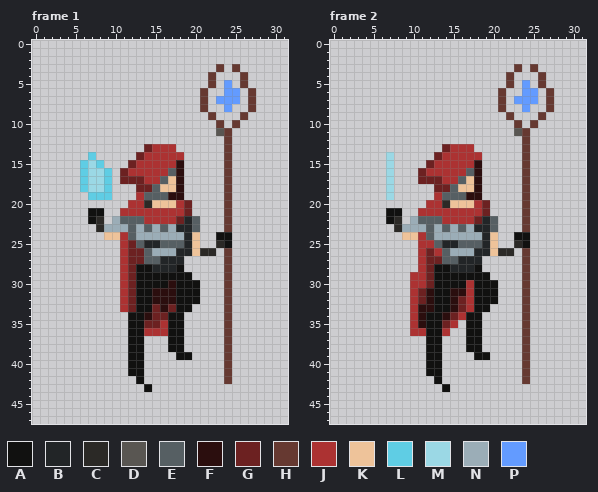
Pixel-art file: SkeletonSlayerUnity/Assets/ASSETS_ROOT/animations/mainchar_new/mage_rework_v3.aseprite. The picture above is the old version.
32x48 pixels, 4 frames. Colours within 5 levels of each other are drawn and written as one. Shown: frame 1, frame 2. The commit also changed other frames, which this record leaves out.
Palette (. is transparent): A #111110  B #222527  C #2b2926  D #595652  E #565f63  F #2b0e0e  G #6c2121  H #663931  J #ac3232  K #eec39a  L #5fcde4  M #9bd8e5  N #9badb7  P #639bff
Pixels before, frame 1, first column x 6:
 3 .................H.H..
 4 ................H...H.
 5 ................H.P.H.
 6 ...............H..PP.H
 7 ...............H.PPP.H
 8 ...............H..P..H
 9 ................H...H.
10 .................H.H..
11 .................DH...
12 ..................H...
13 ........GJJJ......H...
14 .L.....GJJJJJ.....H...
15 LML...GJJJJJF.....H...
16 LMML.GJJJJJEF.....H...
17 LMML.GGGJJEKF.....H...
18 LMML...GGEKKF.....H...
19 .LLL...JEEEFF.....H...
20 ......JJCKKKJG....H...
21 .AA..JJJJJJJJG....H...
22 .AC.NEEEJJJJGBE...H...
23 ..CNNNENENENBBE...H...
24 ...KKJENNNNNNBK..AA...
25 .....JGEBBEEEBK..CA...
26 .....JGGENNNBBKCC.H...
27 .....JGGEEBBB.....H...
28 .....JGAABBBA.....H...
29 .....JGAAAAAAA....H...
30 .....JGAAAAFAAA...H...
31 .....JGAAFFFAAA...H...
32 .....JGAAFFFAAA...H...
33 .....JGAAGFGAA....H...
34 ......AAFGGAA.....H...
35 ......AAGGJAA.....H...
36 ......AAJJJAA.....H...
37 ......AA...AA.....H...
38 ......AA...AA.....H...
39 ......AA....AA....H...
40 ......AA..........H...
41 ......AA..........H...
42 .......A..........H...
43 ........A.............
Pixels before, frame 2, first column x 7:
 3 ................H.H..
 4 ...............H...H.
 5 ...............H.P.H.
 6 ..............H..PP.H
 7 ..............H.PPP.H
 8 ..............H..P..H
 9 ...............H...H.
10 ................H.H..
11 ................DH...
12 .................H...
13 .......GJJJ......H...
14 M.....GJJJJJ.....H...
15 M....GJJJJJF.....H...
16 M...GJJJJJEF.....H...
17 M...GGGJJEKF.....H...
18 M.....GGEKKF.....H...
19 M.....JEEEFF.....H...
20 .....JJCKKKJG....H...
21 AA..JJJJJJJJG....H...
22 AC.NEEEJJJJGBE...H...
23 .CNNNENENENBBE...H...
24 ..KKJENNNNNNBK..AA...
25 ....JJEBBEEEBK..CA...
26 ....JGJENNNBBKCC.H...
27 ....JGGEEBBB.....H...
28 ....JGAABBBA.....H...
29 ...JJGAAAAAAA....H...
30 ...JJGAAAAJAAA...H...
31 ...JGFAAFFJAAA...H...
32 ...JGFAAFGJAAA...H...
33 ...JFFAAFGJAA....H...
34 ...JFAAFGJAA.....H...
35 ...JFAAGJ.AA.....H...
36 ...JJAAJ..AA.....H...
37 .....AA...AA.....H...
38 .....AA...AA.....H...
39 .....AA....AA....H...
40 .....AA..........H...
41 .....AA..........H...
42 ......A..........H...
43 .......A.............
After the commit:
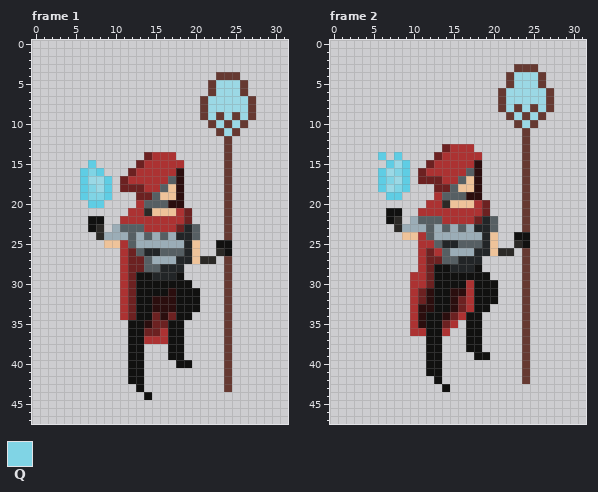
Colours new in this view: Q #80d4e5
Edits made:
Changed rows in their new state; - is an unchanged pixel.
Frame 1:
first column x 6:
 3 -----------------.-.--
 4 ----------------.HHH.-
 5 -----------------MMM--
 6 ---------------.HMMMH.
 7 ----------------MMMMM-
 8 ----------------MMMMM-
 9 ---------------HMHMHMH
10 ----------------HMHMH-
11 -----------------HMH--
13 --------....----------
14 -.-----.G---.---------
15 .L.---.G----J---------
16 -QL.-.G----J----------
17 ------JJ--JE----------
18 -Q---GG-JJE-----------
19 LQQ----GG-KK----------
20 -LL---.-EEEFF.--------
21 -..--.--CKKK----------
22 --A-.JJJ----JG.-------
23 -A-.-E-EJJJJG---------
24 --CNNN--E-E-B-E--.H---
25 ---KK-ENNNNNN----A----
26 -------EBBEEE--..CA---
27 ---------NNN-BKCC-----
28 -------GEE--B---------
29 ---------BBB-.--------
30 -----------A--.-------
31 ---------AA-----------
33 ---------F-F--A-------
34 -----JG-A-FG-A--------
35 --------F-G-----------
36 --------GG------------
37 --------JJJ-----------
39 -----------A-.--------
40 ------------AA--------
42 ------A---------------
43 -------A.---------H---
44 --------A-------------
Frame 2:
first column x 6:
 3 ------------------H--
 4 -----------------MMM-
 5 -----------------MMM-
 6 ----------------MMMMM
 7 ----------------MMMMM
 8 ----------------MHMHM
 9 -----------------MHM-
10 ------------------M--
11 -----------------.---
14 L.L------------------
15 -LML-----------------
16 L-QL-----------------
17 LQML-----------------
18 L-QL-----------------
19 -LL------------------
Where, in picture pixels (left, top, right, bottom), the same in both pictures:
changed: (80, 64, 256, 400)
changed: (506, 64, 546, 136)
changed: (378, 152, 410, 200)
